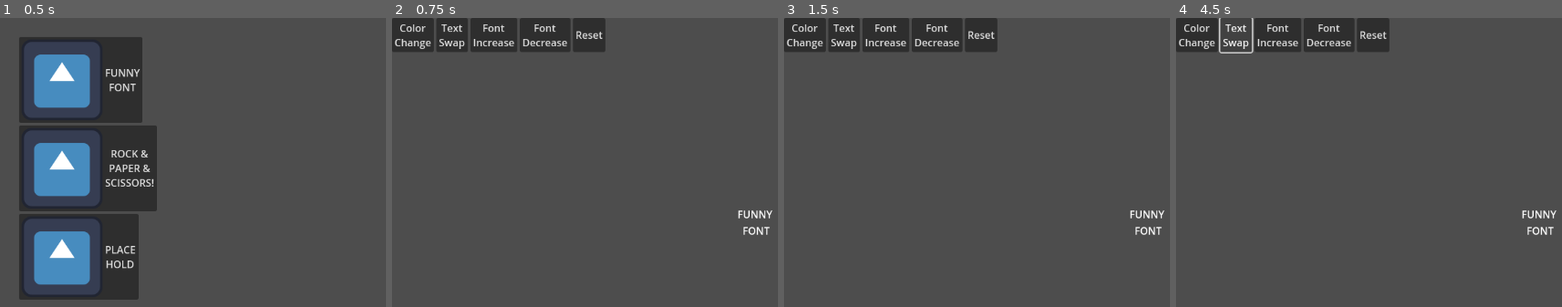
Above: before the commit, frames 1-4 (left to right).
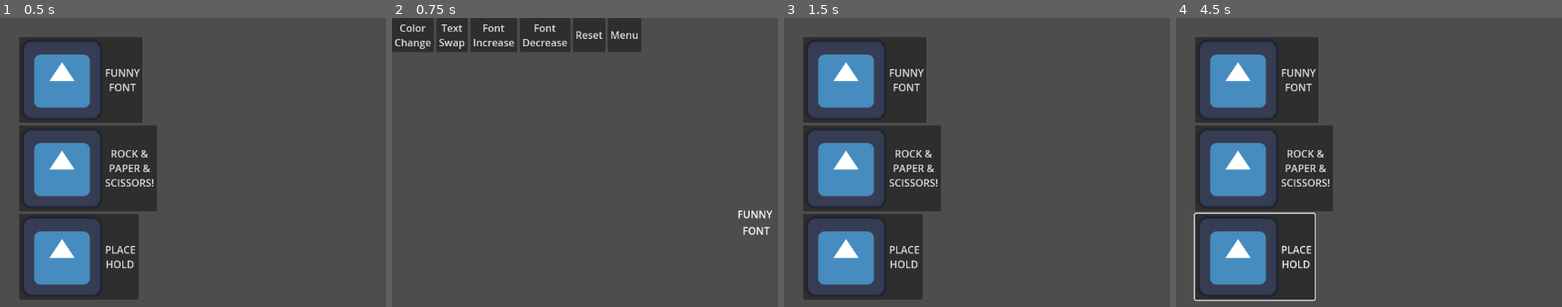
Above: after the commit, the same moments.

Repository: unhaud/small-ones
Game: Godot game, scene res://LevelSelector/LevelSelector.tscn
The game is run twice, just before and just after one commit, with the same random seed, the same clock (stepped at 60 frames per second) and the same inputs. The engine's default icon, where the game draws it, is replaced by a stand-in: a white triangle on a blue panel in a dark square.
Inputs (mouse positions are in pixels of both pictures, inside the frame that each line leads up to):
- Up to frame 1 (0.5 s): no input
- Up to frame 2 (0.75 s): click "FUNNY FONT" at 0.5 s
- Up to frame 3 (1.5 s): click (1015, 35) at 1.25 s, where only the run after the commit has a clickable "Menu"
- Up to frame 4 (4.5 s): click (1264, 168) at 2 s, where only the run after the commit has a clickable "ROCK & PAPER & SCISSORS!"; click (1253, 257) at 2.75 s, where only the run after the commit has a clickable "PLACE HOLD"; click (1195, 35) at 3.5 s, where only the run before the commit has a clickable "Color Change"; click (1237, 35) at 4.25 s, where only the run before the commit has a clickable "Text Swap"

Frame 1 is identical in both runs. In frame 2, 0.9% of the frame differs, in the area x 56-65%, y 0-12%; in frame 3, 26%; in frame 4, 27%, in the area x 0-99%, y 0-99%.

Commit message:
Font: Back To Menu Button
added back to menu button  in font scene

Diff:
--- a/FunnyFont/FunnyFont.tscn
+++ b/FunnyFont/FunnyFont.tscn
@@ -1,4 +1,12 @@
-[gd_scene format=3 uid="uid://c2e067c8557vm"]
+[gd_scene load_steps=2 format=3 uid="uid://c2e067c8557vm"]
+
+[sub_resource type="GDScript" id="GDScript_3et6i"]
+script/source = "extends Control
+
+func _on_back_to_menu_button_up() -> void:
+	var BackToMenu = load(\"res://LevelSelector/LevelSelector.tscn\")
+	get_tree().change_scene_to_packed(BackToMenu)
+"
 
 [node name="Control" type="Control"]
 layout_mode = 3
@@ -7,6 +15,22 @@
 anchor_bottom = 1.0
 grow_horizontal = 2
 grow_vertical = 2
+script = SubResource("GDScript_3et6i")
+
+[node name="Menu" type="MarginContainer" parent="."]
+layout_mode = 1
+anchors_preset = 1
+anchor_left = 1.0
+anchor_right = 1.0
+offset_left = -114.0
+offset_top = -1.0
+offset_right = -1.0
+offset_bottom = 90.0
+grow_horizontal = 0
+theme_override_constants/margin_left = 30
+theme_override_constants/margin_top = 30
+theme_override_constants/margin_right = 30
+theme_override_constants/margin_bottom = 30
 
 [node name="Label" type="Label" parent="."]
 layout_mode = 1
@@ -60,3 +84,9 @@
 [node name="Reset" type="Button" parent="VBoxContainer/HBoxContainer"]
 layout_mode = 2
 text = "Reset"
+
+[node name="BackToMenu" type="Button" parent="VBoxContainer/HBoxContainer"]
+layout_mode = 2
+text = "Menu"
+
+[connection signal="button_up" from="VBoxContainer/HBoxContainer/BackToMenu" to="." method="_on_back_to_menu_button_up"]
--- a/LevelSelector/LevelSelector.tscn
+++ b/LevelSelector/LevelSelector.tscn
@@ -30,7 +30,7 @@
 [node name="HBoxContainer" type="HBoxContainer" parent="MarginContainer/VBoxContainer"]
 layout_mode = 2
 
-[node name="Button" type="Button" parent="MarginContainer/VBoxContainer/HBoxContainer"]
+[node name="Font" type="Button" parent="MarginContainer/VBoxContainer/HBoxContainer"]
 layout_mode = 2
 text = "FUNNY
 FONT"
@@ -39,7 +39,7 @@
 [node name="HBoxContainer2" type="HBoxContainer" parent="MarginContainer/VBoxContainer"]
 layout_mode = 2
 
-[node name="Button" type="Button" parent="MarginContainer/VBoxContainer/HBoxContainer2"]
+[node name="RockPaperScissors" type="Button" parent="MarginContainer/VBoxContainer/HBoxContainer2"]
 layout_mode = 2
 text = "ROCK &
 PAPER &
@@ -49,10 +49,11 @@
 [node name="HBoxContainer3" type="HBoxContainer" parent="MarginContainer/VBoxContainer"]
 layout_mode = 2
 
-[node name="Button" type="Button" parent="MarginContainer/VBoxContainer/HBoxContainer3"]
+[node name="Placeholder" type="Button" parent="MarginContainer/VBoxContainer/HBoxContainer3"]
 layout_mode = 2
 text = "PLACE
 HOLD"
 icon = ExtResource("1_no4y0")
 
-[connection signal="button_up" from="MarginContainer/VBoxContainer/HBoxContainer/Button" to="." method="_on_button_button_up_font"]
+[connection signal="button_up" from="MarginContainer/VBoxContainer/HBoxContainer/Font" to="." method="_on_button_button_up_font"]
+[connection signal="button_up" from="MarginContainer/VBoxContainer/HBoxContainer2/RockPaperScissors" to="." method="RockPaperScissors"]
--- a/LevelSelector/level_selector.gd
+++ b/LevelSelector/level_selector.gd
@@ -6,3 +6,8 @@
 func _on_button_button_up_font() -> void:
 	var ButtonFont = load("res://FunnyFont/FunnyFont.tscn")
 	get_tree().change_scene_to_packed(ButtonFont)
+
+
+func _on_button_button_up_RockPaperScissors() -> void:
+	var ButtonFont = load("res://FunnyFont/FunnyFont.tscn")
+	get_tree().change_scene_to_packed(ButtonFont)
